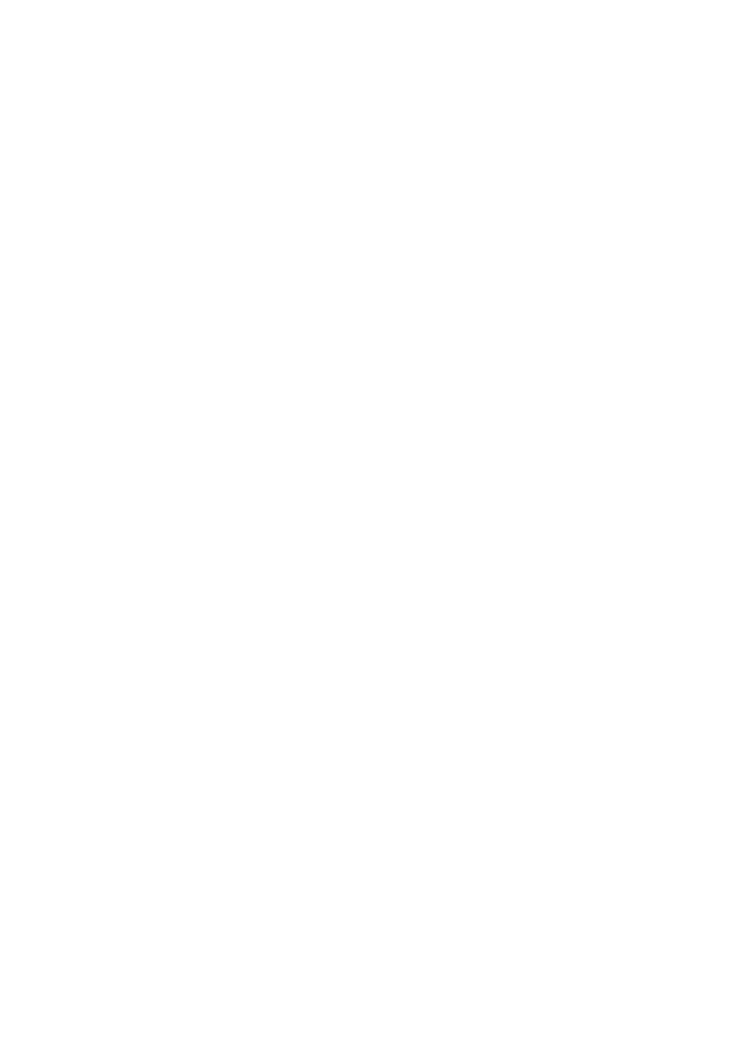
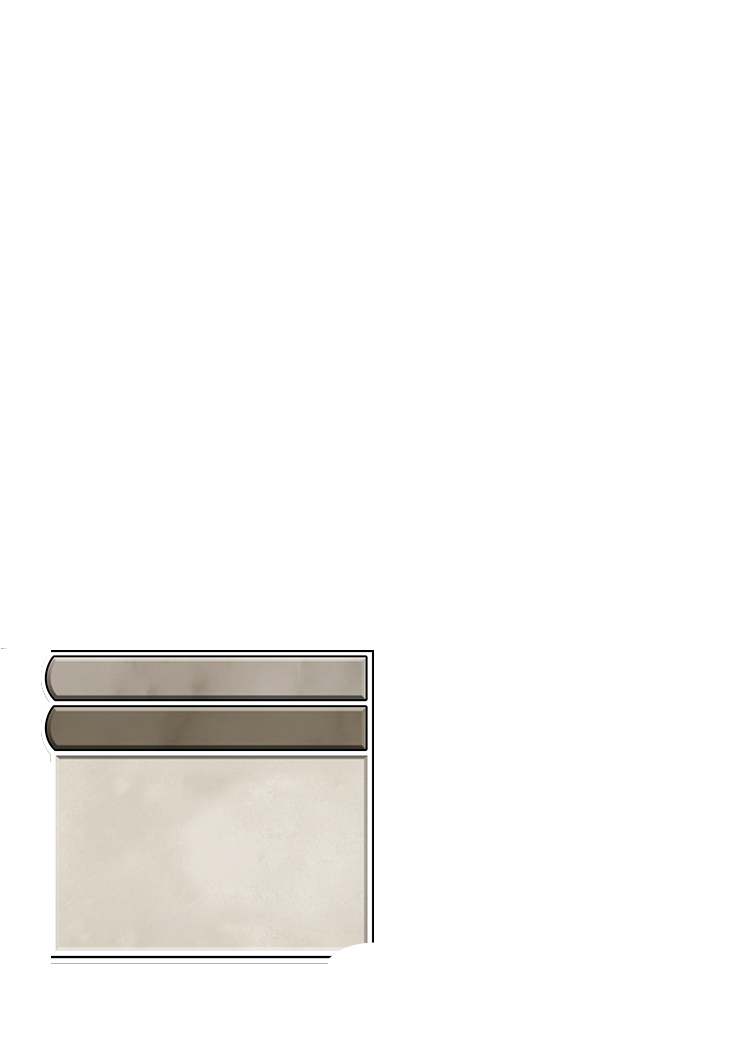
Layer changes from the first 744x1039 image to the second:
showed "WhiteOmen", painted on it over [1, 648, 374, 964]
